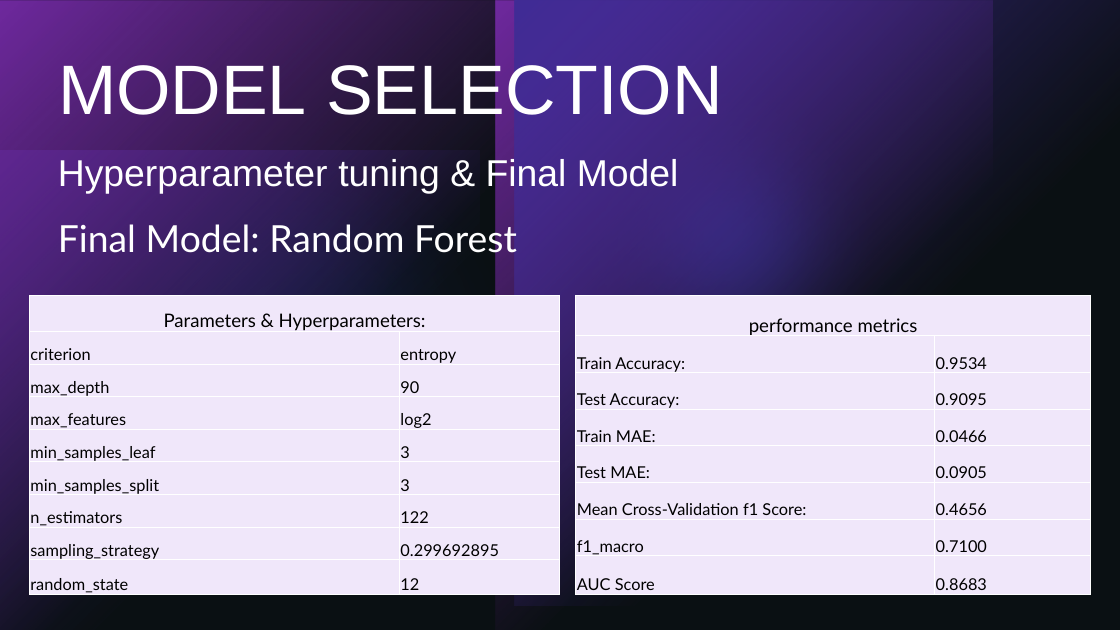
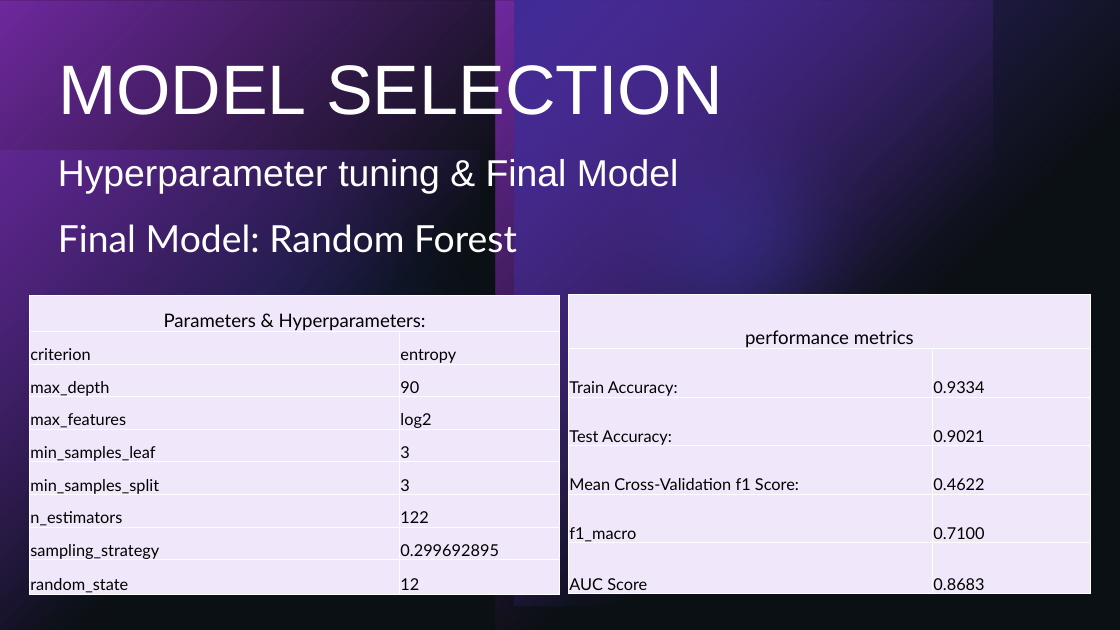
Before and after one commit to lovehideto/Springboard-files, a slide deck: slide 10 of capstone2/Presentation_Patient survival.pptx. Drawn at 1120x630 pixels with LibreOffice and Linux fonts; fonts in the diff are those of the drawing. Boxes give left, top, right and bottom in pixels: in the first picture for what was removed or moved away, otherwise in the second. Text is boxed around its words. In the diff, an @@ line names an element or a change of style, - is before the commit and + after.

```diff
--- a/capstone2/Presentation_Patient survival.pptx
+++ b/capstone2/Presentation_Patient survival.pptx
@@ table at box(569, 295, 1091, 594) @@
-row 2: Train Accuracy: | 0.9534
-row 3: Test Accuracy: | 0.9095
-row 4: Train MAE: | 0.0466
-row 5: Test MAE: | 0.0905
-row 6: Mean Cross-Validation f1 Score: | 0.4656
+row 2: Train Accuracy: | 0.9334
+row 3: Test Accuracy: | 0.9021
+row 4: Mean Cross-Validation f1 Score: | 0.4622
@@ table: place and size @@
-table at box(576, 296, 1091, 595)
+table at box(569, 295, 1091, 594)
```
